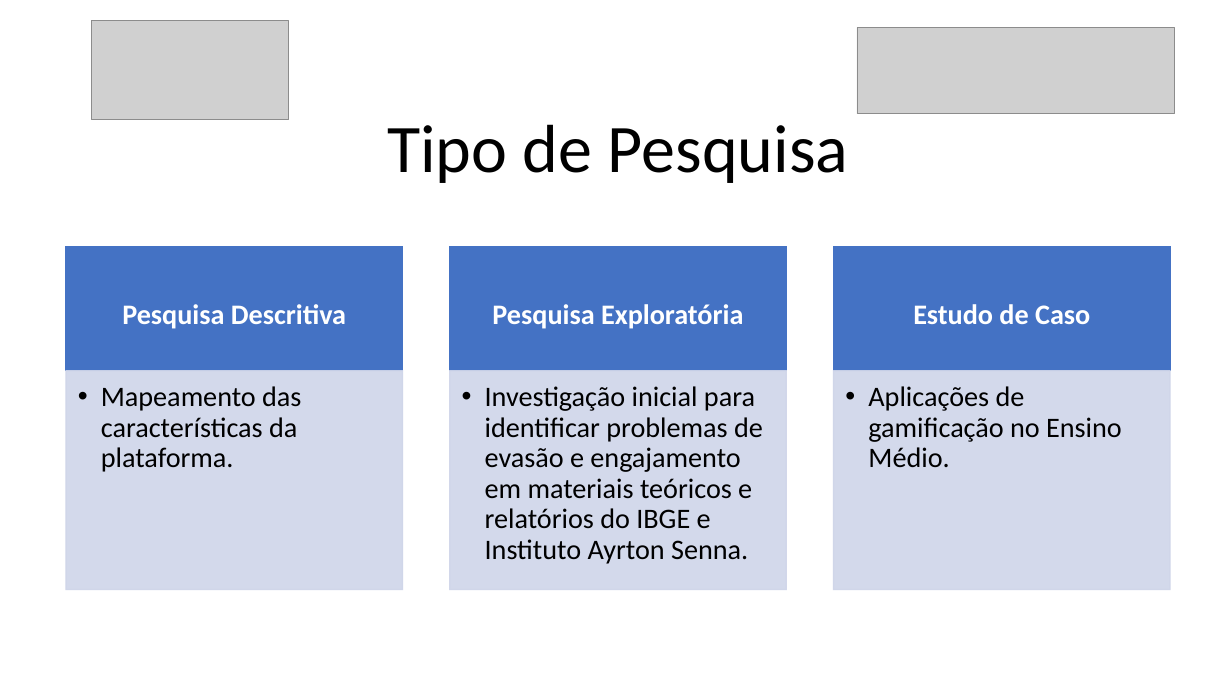
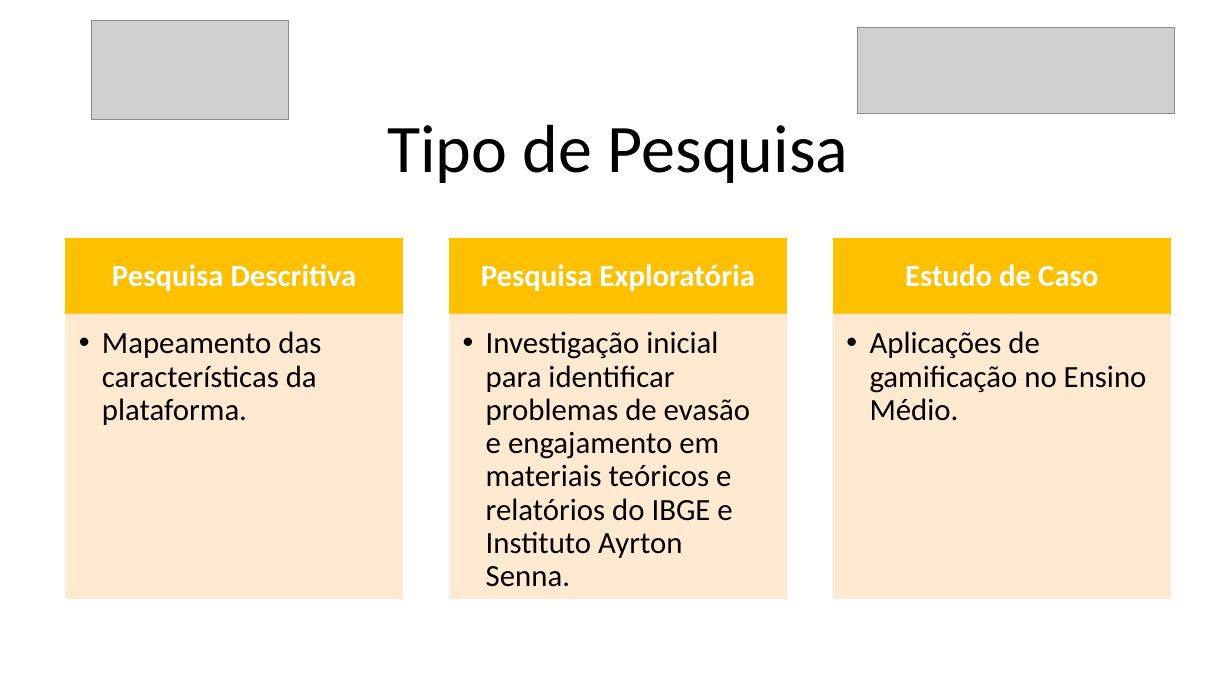
Before and after one commit to danilovaz7/curso-tecnico, a slide deck: slide 9 of liceu/3semestre/projeto integrador/tcc slide.pptx. Drawn at 1232x693 pixels with LibreOffice and Linux fonts; fonts in the diff are those of the drawing; grey boxes stand for pictures. Boxes give left, top, right and bottom in pixels: in the first picture for what was removed or moved away, otherwise in the second. Text is boxed around its words. In the diff, an @@ line names an element or a change of style, - is before the commit and + after.

```diff
--- a/liceu/3semestre/projeto integrador/tcc slide.pptx
+++ b/liceu/3semestre/projeto integrador/tcc slide.pptx
@@ text "Pesquisa Descritiva": place and size @@
-text "Pesquisa Descritiva" at bbox=[122, 304, 346, 329]
+text "Pesquisa Descritiva" at bbox=[112, 264, 357, 291]
@@ rectangle: place and size @@
-rectangle at bbox=[66, 247, 402, 371]
+rectangle at bbox=[66, 238, 402, 314]
@@ size 22 to 24 pt in 6 elements at bbox=[102, 331, 321, 425], bbox=[486, 331, 750, 587], bbox=[870, 331, 1147, 421], bbox=[112, 264, 357, 291], bbox=[905, 264, 1098, 287], bbox=[481, 264, 755, 291] @@
@@ text "Pesquisa Exploratória": place and size @@
-text "Pesquisa Exploratória" at bbox=[492, 304, 743, 329]
+text "Pesquisa Exploratória" at bbox=[481, 264, 755, 291]
@@ rectangle: place and size @@
-rectangle at bbox=[450, 247, 787, 371]
+rectangle at bbox=[450, 238, 787, 314]
@@ text "Estudo de Caso": place and size @@
-text "Estudo de Caso" at bbox=[913, 304, 1090, 324]
+text "Estudo de Caso" at bbox=[905, 264, 1098, 287]
@@ fill #4472C4 to #FFC000; outline #4472C4 1 pt to #FFC000 1 pt in 3 elements at bbox=[66, 238, 402, 314], bbox=[450, 238, 787, 314], bbox=[834, 238, 1170, 314] @@
@@ rectangle: place and size @@
-rectangle at bbox=[834, 247, 1170, 371]
+rectangle at bbox=[834, 238, 1170, 314]
@@ text "Mapeamento das características da plataforma.": place and size @@
-text "Mapeamento das características da plataforma." at bbox=[101, 386, 301, 472]
+text "Mapeamento das características da plataforma." at bbox=[102, 331, 321, 425]
@@ rectangle: place and size @@
-rectangle at bbox=[66, 371, 402, 590]
+rectangle at bbox=[66, 314, 402, 598]
@@ text "Investigação inicial para identificar problemas ...": place and size @@
-text "Investigação inicial para identificar problemas ..." at bbox=[485, 386, 763, 564]
+text "Investigação inicial para identificar problemas ..." at bbox=[486, 331, 750, 587]
@@ fill #CFD5EA at 90% opacity to #FFE8CC at 90% opacity; outline #CFD5EA 1 pt to #FFE8CC 1 pt in 3 elements at bbox=[66, 314, 402, 598], bbox=[834, 314, 1170, 598], bbox=[450, 314, 787, 598] @@
@@ rectangle: place and size @@
-rectangle at bbox=[450, 371, 787, 590]
+rectangle at bbox=[450, 314, 787, 598]
@@ text "Aplicações de gamificação no Ensino ...": place and size @@
-text "Aplicações de gamificação no Ensino ..." at bbox=[868, 386, 1122, 467]
+text "Aplicações de gamificação no Ensino ..." at bbox=[870, 331, 1147, 421]
@@ rectangle: place and size @@
-rectangle at bbox=[834, 371, 1170, 590]
+rectangle at bbox=[834, 314, 1170, 598]
```
Also in this commit, not shown: 10 other slides changed.
